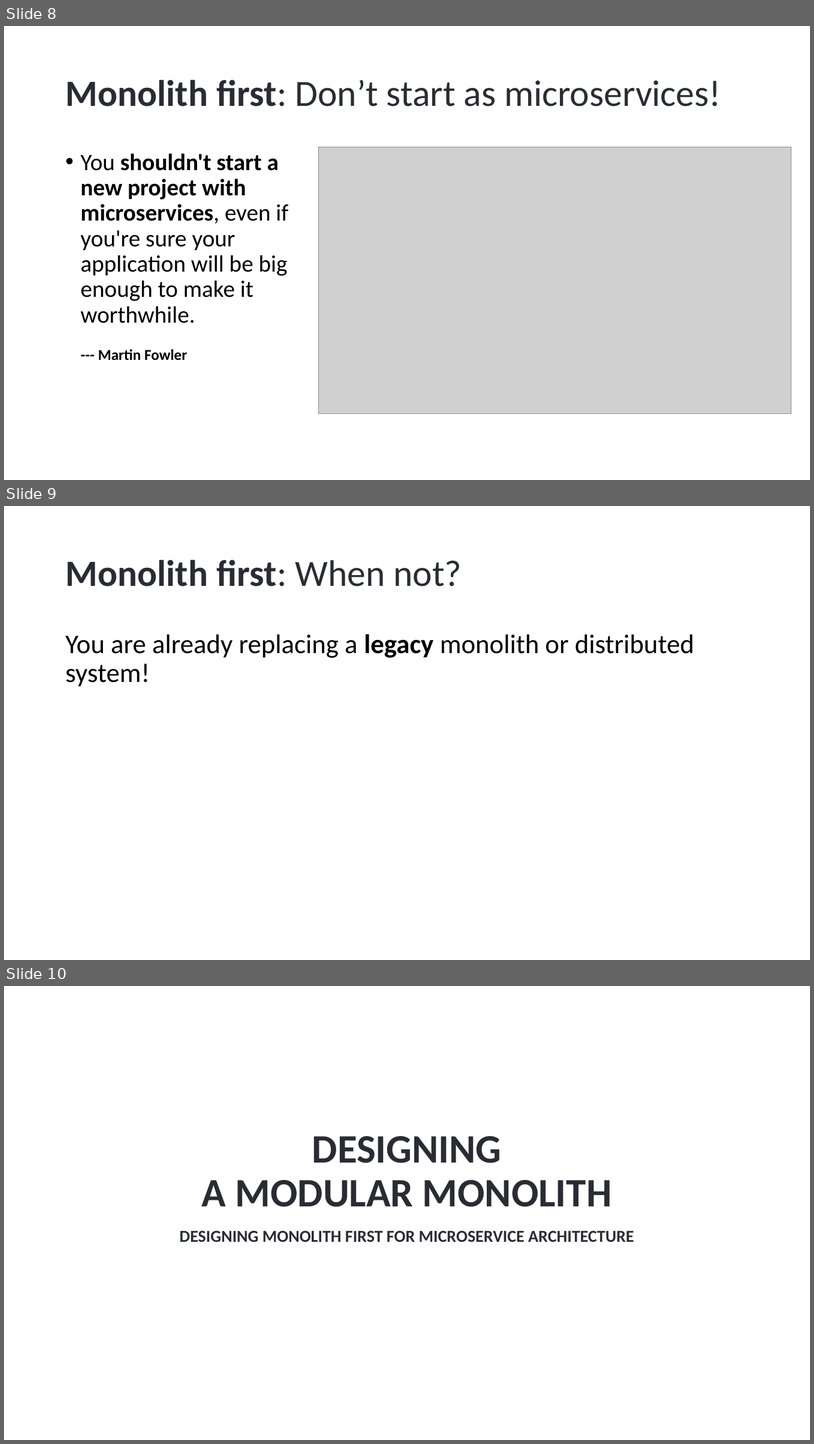
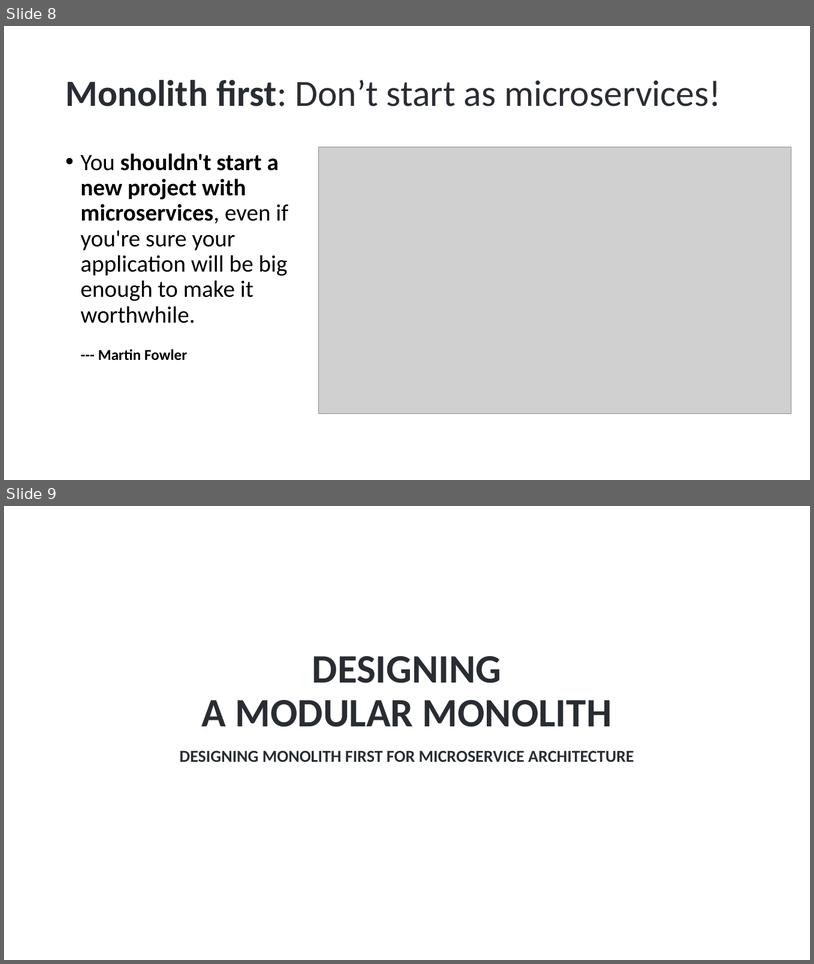
Before and after one commit to hikalkan/presentations, a slide deck: 2025-04-16 Roma Designing Monolith First For Microservices/Monolith First Presentation.pptx. Shown one above the other, each under a label of ours: slides 8, 9 and 10 before the commit, slides 8 and 9 after it. The pictures are 814x1444 and 814x964 pixels, drawn with LibreOffice and Linux fonts; fonts in the diff are those of the drawing; grey boxes stand for pictures; background and template pictures are left out. Boxes give left, top, right and bottom in pixels: in the first picture for what was removed or moved away, otherwise in the second. Text is boxed around its words. In the diff, an @@ line names an element or a change of style, - is before the commit and + after.

```diff
--- a/2025-04-16 Roma Designing Monolith First For Microservices/Monolith First Presentation.pptx
+++ b/2025-04-16 Roma Designing Monolith First For Microservices/Monolith First Presentation.pptx
@@ slide 9 removed at [4, 506, 810, 960], background picture (left out) @@
@@ title removed at [65, 559, 462, 586] @@
-Monolith first: When not?
@@ text removed at [65, 634, 695, 687] @@
-You are already replacing a legacy monolith or distributed system!
@@ what was slide 10 is now slide 9 @@
```
